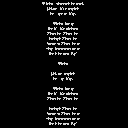
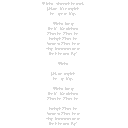
Comparing the layer stacks of the two 128×128 images. Changes:
hid "Background" over [0, 0, 128, 128]
